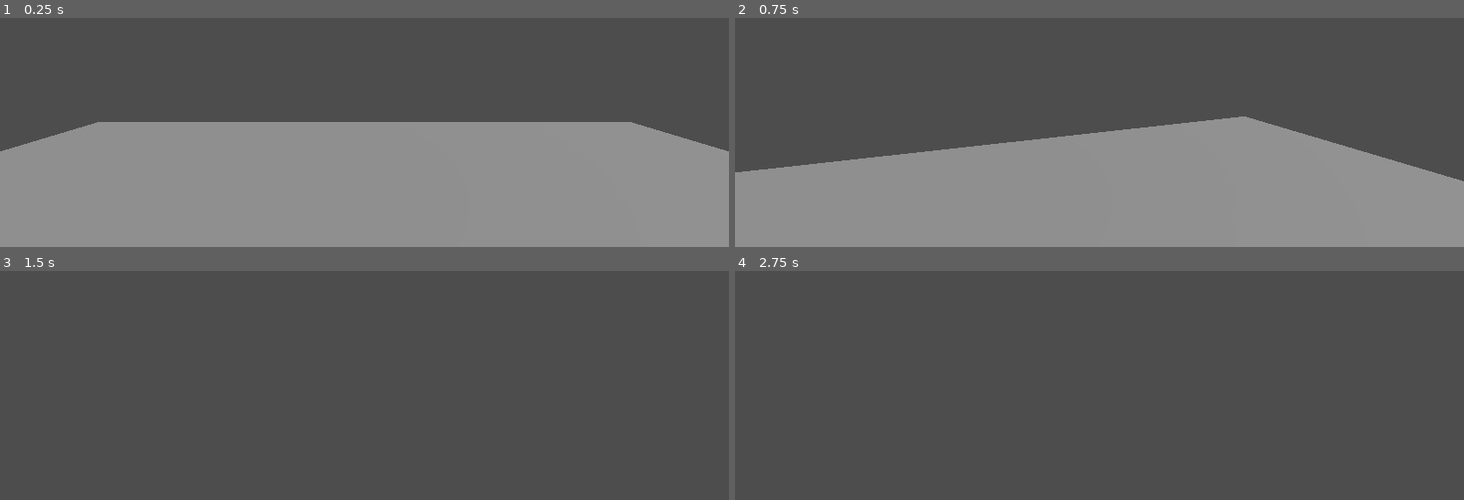
Above: before the commit, frames 1-4 (two rows, left to right).
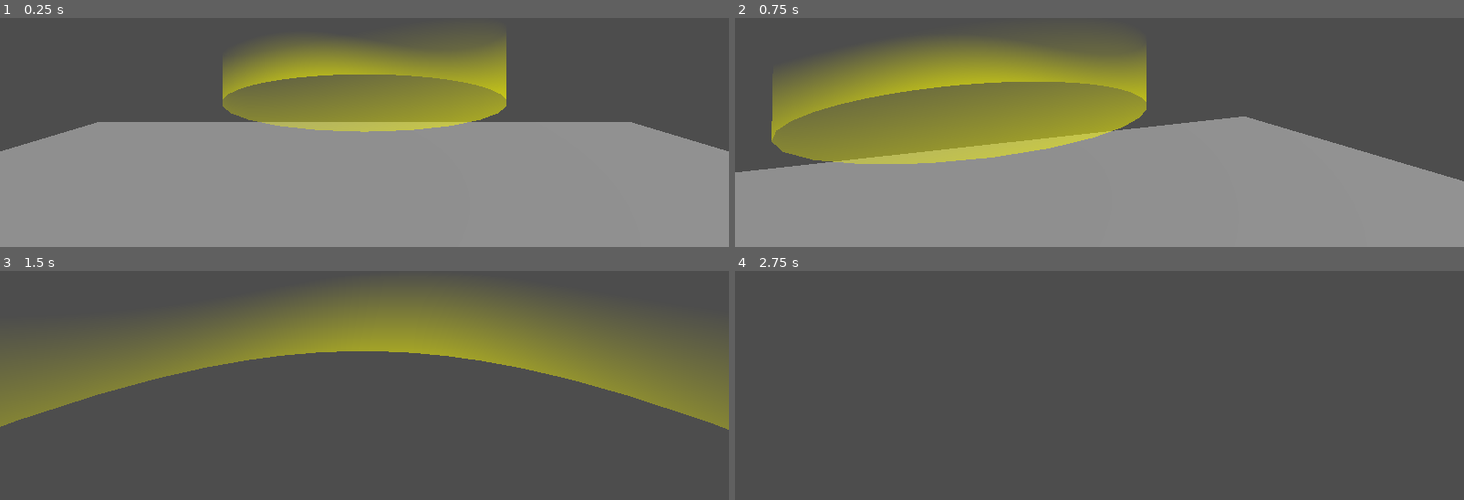
Above: after the commit, the same moments.

Repository: dairycultist/CityZoomer
Game: Godot game, scene res://game_scene.tscn
Same seed, same stepped clock (60 frames per second), same inputs: the game is played once before the commit and once after it.
Inputs (mouse positions are in pixels of both pictures, inside the frame that each line leads up to):
- Up to frame 1 (0.25 s): no input
- Up to frame 2 (0.75 s): tap Enter at 0.5 s; move the mouse to (1135, 40) at 0.52 s; hold W (walk_up) from 0.53 s (still down)
- Up to frame 3 (1.5 s): keep holding W (walk_up); tap Space (jump) at 0.77 s; move the mouse to (328, 296) at 1.27 s
- Up to frame 4 (2.75 s): keep holding W (walk_up); tap Space (jump) at 1.52 s; move the mouse to (1114, 287) at 2.02 s

The runs differ from the first frame. In frame 1, 13% of the frame differs, in the area x 30-70%, y 9-50%; in frame 2, 22%; in frame 3, 23%, in the area x 0-100%, y 9-70%; in frame 4, nothing differs.

Commit message:
Checkpoint

Diff:
--- /dev/null
+++ b/checkpoint.gdshader
@@ -0,0 +1,11 @@
+shader_type spatial;
+render_mode unshaded, blend_mix, cull_disabled;
+
+void vertex() {
+	// Called for every vertex the material is visible on.
+}
+
+void fragment() {
+	ALBEDO = vec3(1, 1, 0);
+	ALPHA = clamp(UV.y + sin(TIME + UV.x * PI * 4.0) * 0.1 - 0.1, 0, 1);
+}
--- a/game_scene.tscn
+++ b/game_scene.tscn
@@ -1,6 +1,8 @@
-[gd_scene load_steps=5 format=3 uid="uid://bd1sgkptmj0mo"]
+[gd_scene load_steps=8 format=3 uid="uid://bd1sgkptmj0mo"]
 
 [ext_resource type="Script" uid="uid://db4nmoieo5cus" path="res://player_controller.gd" id="2_po0ka"]
+[ext_resource type="Shader" uid="uid://cmr01vxyryoq2" path="res://checkpoint.gdshader" id="2_v1wow"]
+[ext_resource type="ArrayMesh" uid="uid://1civrybn8gm7" path="res://checkpoint.obj" id="3_v1wow"]
 
 [sub_resource type="CapsuleShape3D" id="CapsuleShape3D_mlf6e"]
 
@@ -8,6 +10,10 @@
 
 [sub_resource type="PlaneMesh" id="PlaneMesh_mlf6e"]
 size = Vector2(10, 10)
+
+[sub_resource type="ShaderMaterial" id="ShaderMaterial_mixcd"]
+render_priority = 0
+shader = ExtResource("2_v1wow")
 
 [node name="GameScene" type="Node3D"]
 
@@ -31,3 +37,8 @@
 
 [node name="DirectionalLight3D" type="DirectionalLight3D" parent="."]
 transform = Transform3D(0.757656, -0.610509, 0.230729, 0, 0.353524, 0.935426, -0.652654, -0.708731, 0.267849, 0, 0, 0)
+
+[node name="Checkpoint" type="MeshInstance3D" parent="."]
+transform = Transform3D(1, 0, 0, 0, 1, 0, 0, 0, 1, 0, 1, -8.47155)
+material_override = SubResource("ShaderMaterial_mixcd")
+mesh = ExtResource("3_v1wow")
Not shown, added: checkpoint.gdshader.uid
Not shown, added: checkpoint.obj
Not shown, added: checkpoint.obj.import
